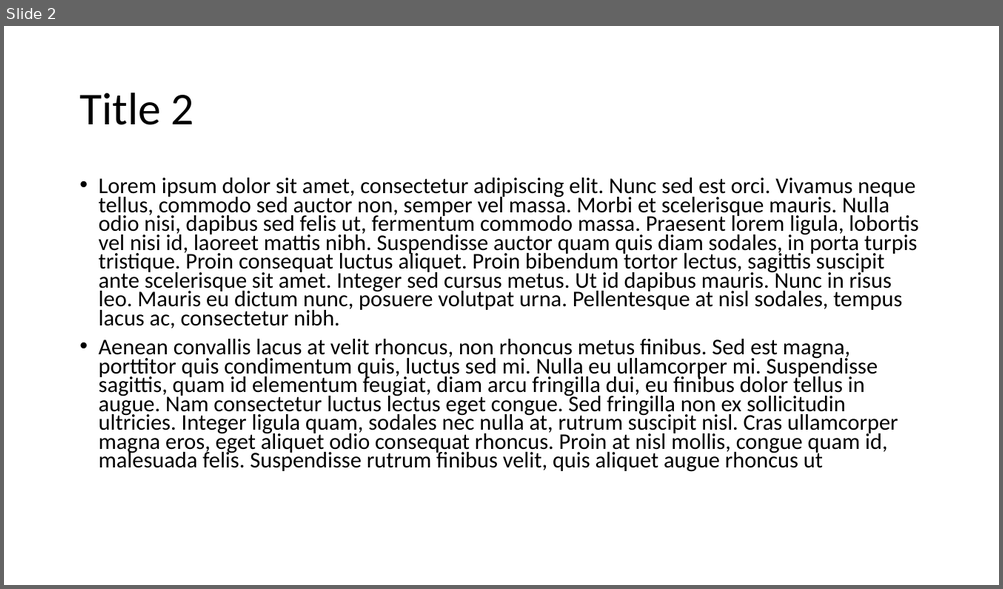
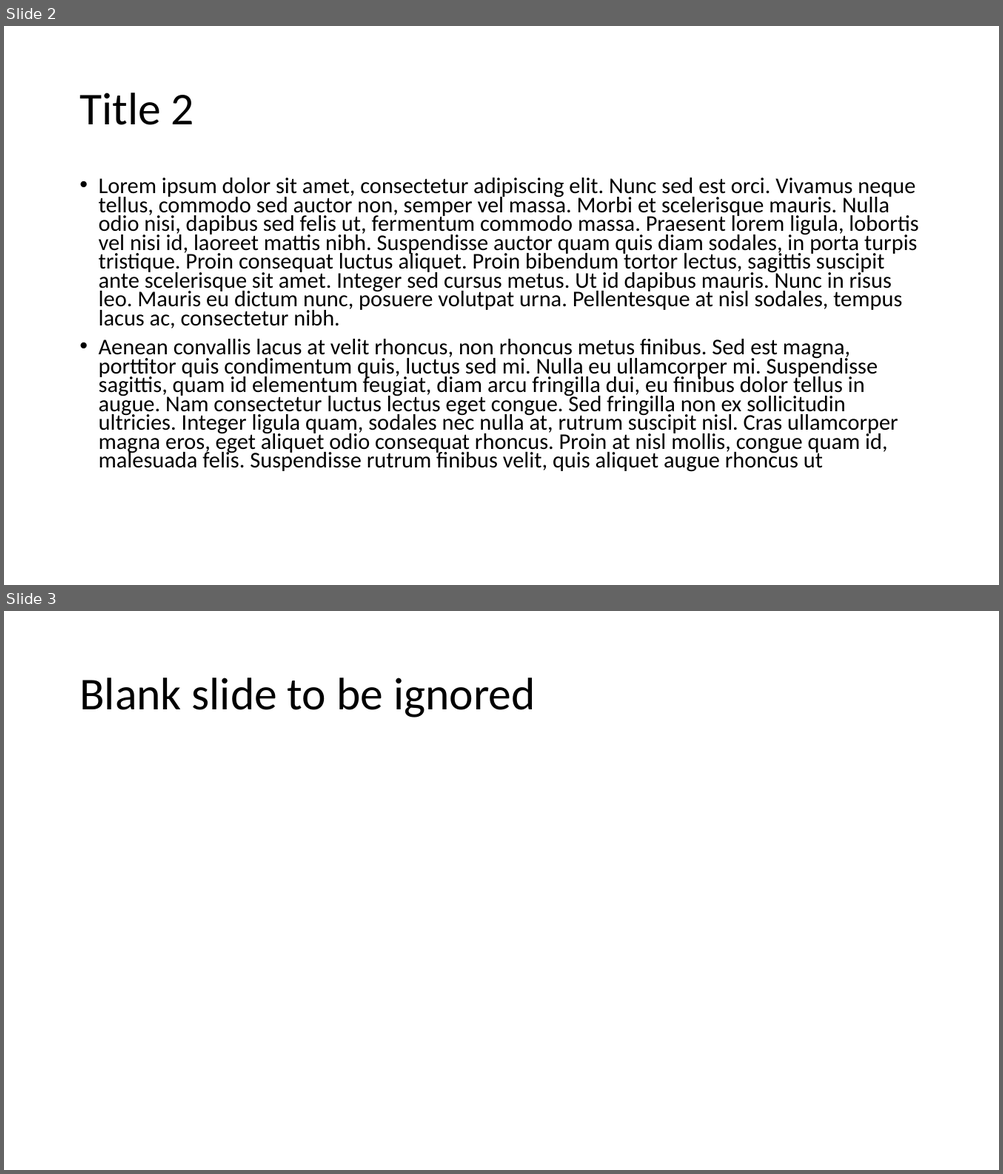
Before and after one commit to mbojoly/copypptxnotes, a slide deck: sample-docs/pptx-copy.pptx. Shown one above the other, each under a label of ours: slide 2 before the commit, slides 2 and 3 after it. The pictures are 1003x589 and 1003x1174 pixels, drawn with LibreOffice and Linux fonts; fonts in the diff are those of the drawing. Boxes give left, top, right and bottom in pixels: in the first picture for what was removed or moved away, otherwise in the second. Text is boxed around its words. In the diff, an @@ line names an element or a change of style, - is before the commit and + after.

Commit message:
FIX : Exist properly if source file is missing FIX : Run even if the number of slides between source and target is different

```diff
--- a/sample-docs/pptx-copy.pptx
+++ b/sample-docs/pptx-copy.pptx
@@ slide 3 added at [4,611,999,1170], background #FFFFFF @@
@@ title added at [79,678,535,718], 44 pt, text #000000 @@
+Blank slide to be ignored
```
Also in this commit, not shown: 9 other files.
